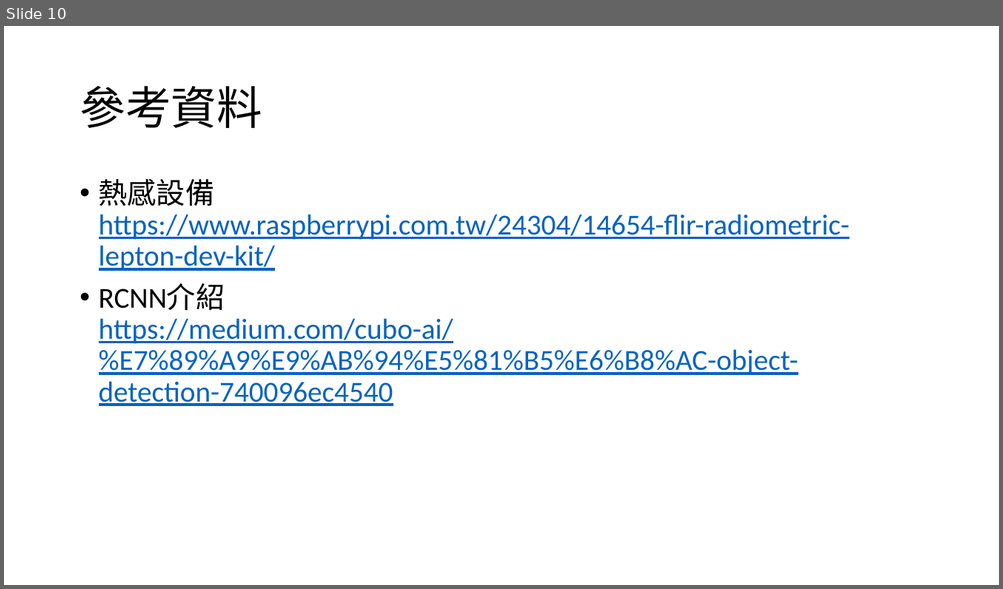
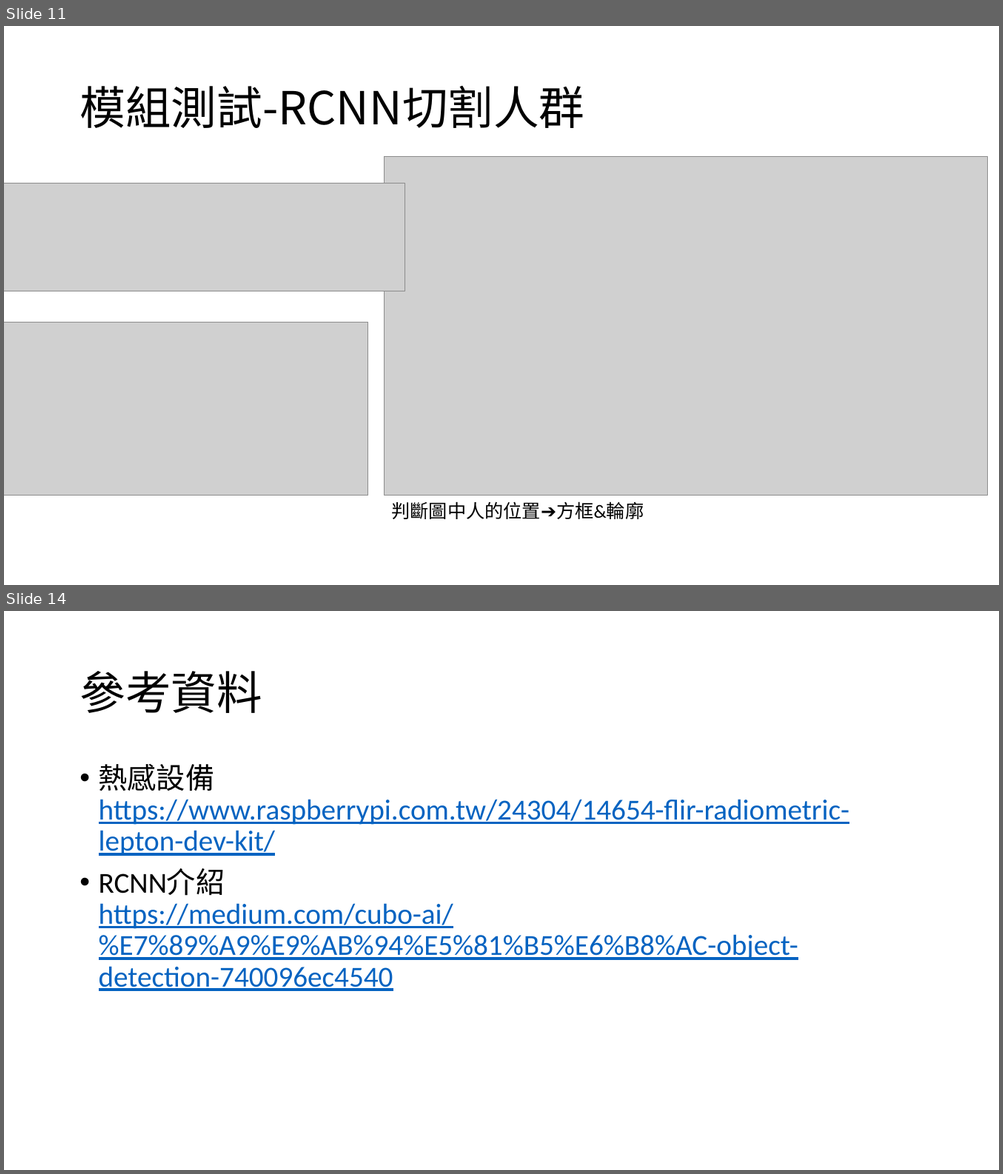
Before and after one commit to HsuTengHsiung/Image-processing, a slide deck: 000.作業紀錄/人體溫度判斷.pptx. Shown one above the other, each under a label of ours: slide 10 before the commit, slides 11 and 14 after it; the slides between them are not shown. The pictures are 1003x589 and 1003x1174 pixels, drawn with LibreOffice and Linux fonts; fonts in the diff are those of the drawing; grey boxes stand for pictures. Boxes give left, top, right and bottom in pixels: in the first picture for what was removed or moved away, otherwise in the second. Text is boxed around its words. In the diff, an @@ line names an element or a change of style, - is before the commit and + after.

```diff
--- a/000.作業紀錄/人體溫度判斷.pptx
+++ b/000.作業紀錄/人體溫度判斷.pptx
@@ slide 11 added at [4,26,999,585], background #FFFFFF @@
@@ title added at [79,86,584,128], 44 pt, text #000000 @@
+模組測試-RCNN切割人群
@@ picture added at [384,156,987,496] @@
@@ picture added at [4,184,404,292] @@
@@ picture added at [4,323,367,496] @@
@@ text added at [392,502,644,520], 18 pt, text #000000 @@
+判斷圖中人的位置➔方框&輪廓
@@ what was slide 10 is now slide 14 @@
```
Also in this commit, not shown: 6 slides changed, 3 other slides added.
